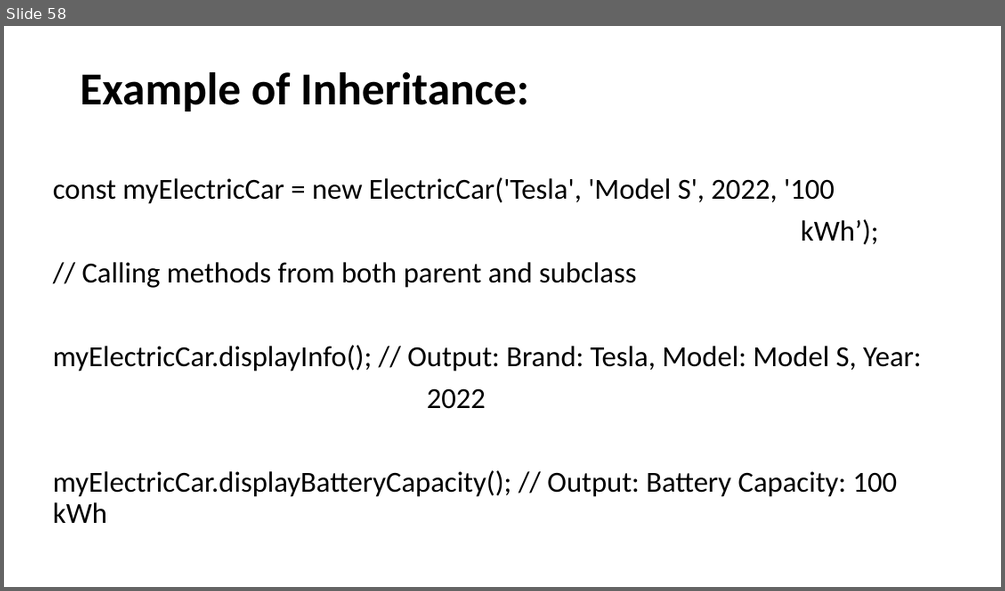
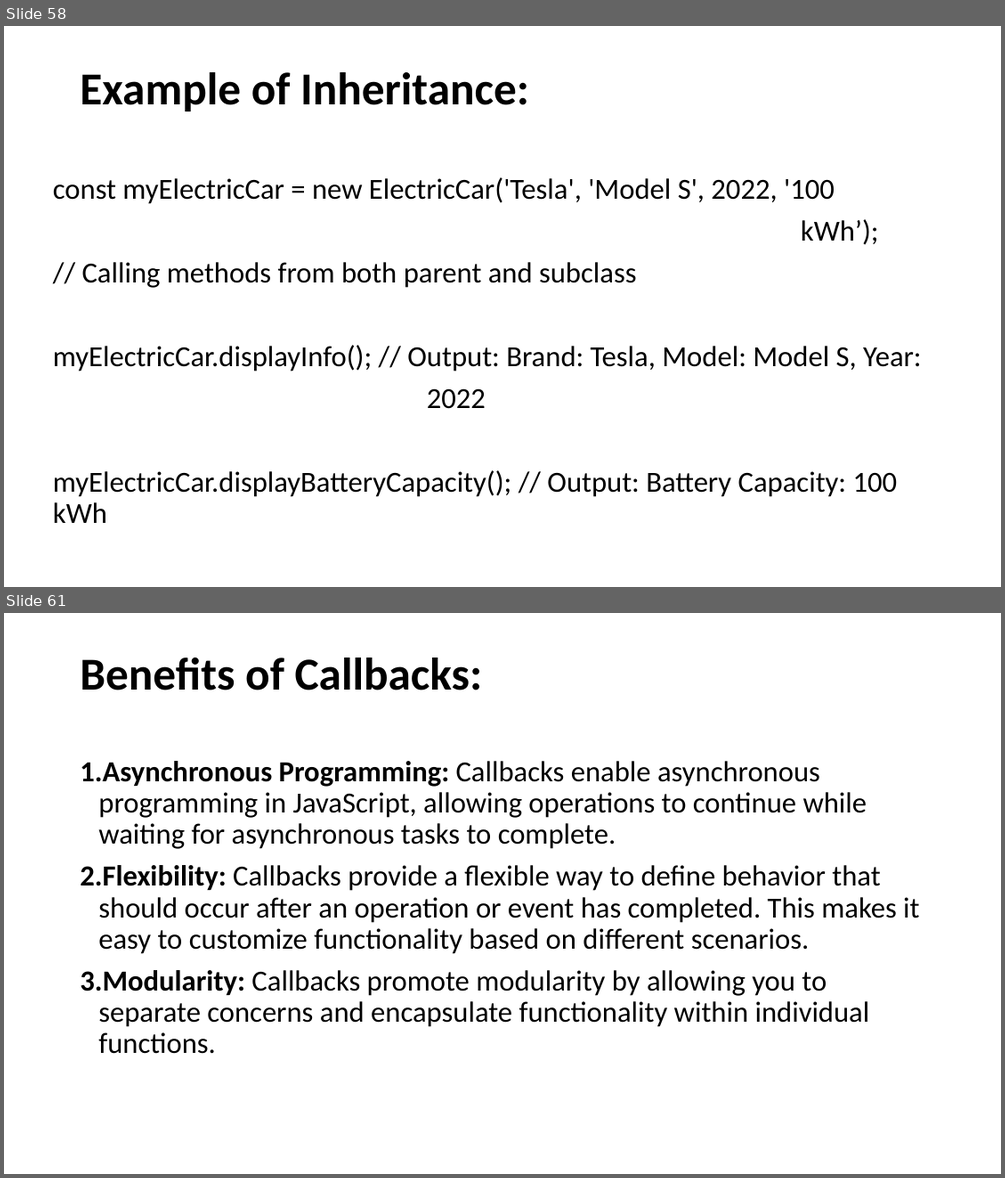
Before and after one commit to SethLK/JavaScript-Wizard-Course-for-Beginners, a slide deck: JavaScript Master Course for Beginners.pptx. Shown one above the other, each under a label of ours: slide 58 before the commit, slides 58 and 61 after it; the slides between them are not shown. The pictures are 1005x591 and 1005x1178 pixels, drawn with LibreOffice and Linux fonts; fonts in the diff are those of the drawing. Boxes give left, top, right and bottom in pixels: in the first picture for what was removed or moved away, otherwise in the second. Text is boxed around its words. In the diff, an @@ line names an element or a change of style, - is before the commit and + after.

```diff
--- a/JavaScript Master Course for Beginners.pptx
+++ b/JavaScript Master Course for Beginners.pptx
@@ slide 61 added at (4, 613, 1001, 1174), background #FFFFFF @@
@@ title added at (80, 657, 483, 690), 44 pt, text #000000, bold @@
+Benefits of Callbacks:
@@ text added at (80, 761, 919, 1054), 28 pt, text #000000 @@
+1. Asynchronous Programming: Callbacks enable asynchronous programming in JavaScript, allowing operations to continue while waiting for asynchronous tasks to complete.
+2. Flexibility: Callbacks provide a flexible way to define behavior that should occur after an operation or event has completed. This makes it easy to customize functionality based on different scenarios.
+3. Modularity: Callbacks promote modularity by allowing you to separate concerns and encapsulate functionality within individual functions.
```
Also in this commit, not shown: 2 other slides added.
